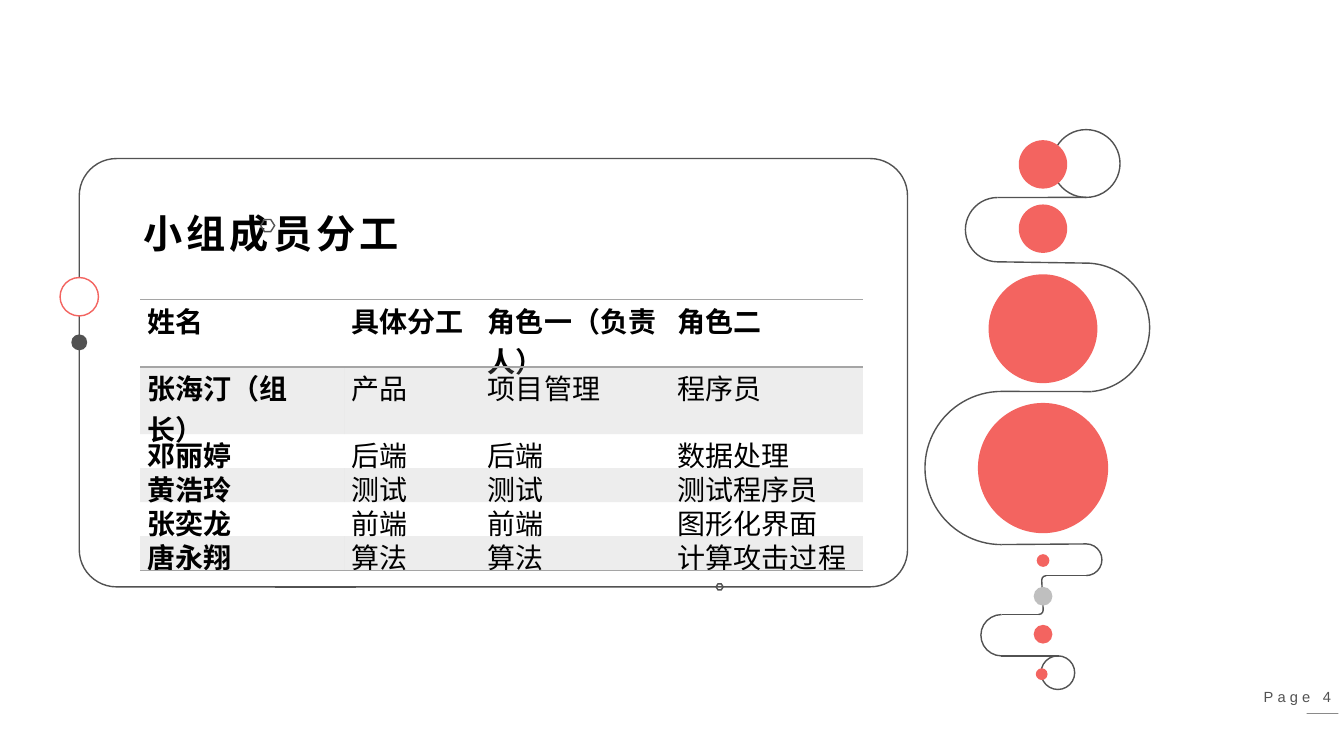
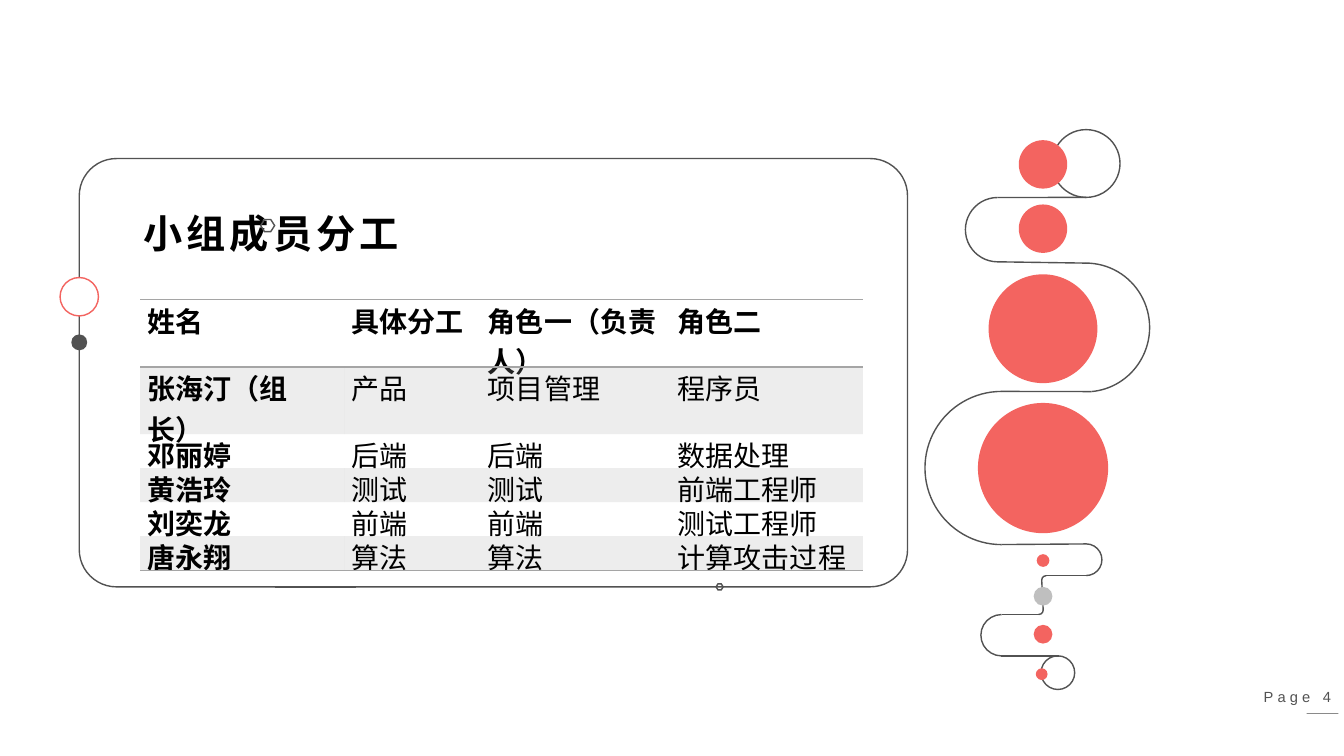
Before and after one commit to Cheeennnnnnnn/Unnamed, a slide deck: slide 4 of 第一次提交物-未命名小组/第1次汇报-未命名小组.pptx. Drawn at 1344x756 pixels with LibreOffice and Linux fonts; fonts in the diff are those of the drawing. Boxes give left, top, right and bottom in pixels: in the first picture for what was removed or moved away, otherwise in the second. Text is boxed around its words. In the diff, an @@ line names an element or a change of style, - is before the commit and + after.

```diff
--- a/第一次提交物-未命名小组/第1次汇报-未命名小组.pptx
+++ b/第一次提交物-未命名小组/第1次汇报-未命名小组.pptx
@@ table at bbox=[140, 299, 862, 575] @@
-row 4, column 4: 测试程序员
+row 4, column 4: 前端工程师
-row 5, column 1: 张奕龙
+row 5, column 1: 刘奕龙
-row 5, column 4: 图形化界面
+row 5, column 4: 测试工程师
@@ font Noto Sans CJK SC to Calibri in "程序员", "数据处理", "计算攻击过程" @@
```
Also in this commit, not shown: 2 other slides changed, 1 slide removed, 5 other files.
